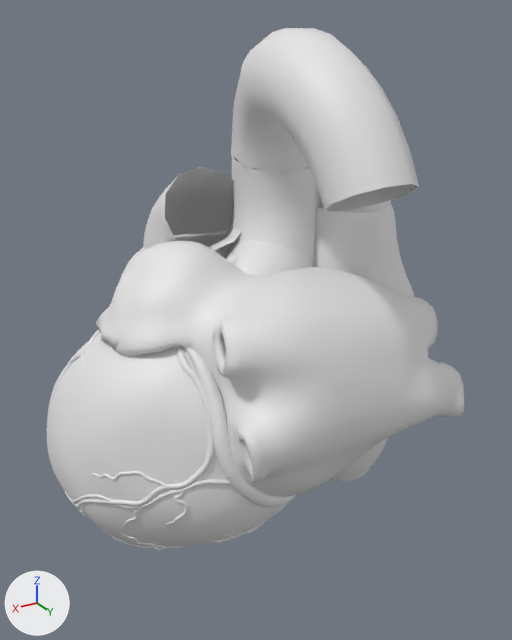
Two versions of the glTF model prototipo-cuore/heart-z-anatomy.glb, one commit apart.
Rendered twice from a camera (50 mm lens) standing at (2.06, 3.72, 1.98) and looking at (-0.07, 0.17, 0.21). Every picture has the same lights, and +X, +Y and +Z are marked at lower left. The picture after the commit comes second.

The scene before the commit, as lines of its bpy script (objects in view):
```python
me_aortic_arch = bpy.data.meshes.new('Aortic arch')
me_aortic_arch.from_pydata(...)  # 130 vertices, 240 faces; spans x -0.59..0.19, y -0.28..1.41, z 1.11..1.93
me_coronary_sinus = bpy.data.meshes.new('Coronary sinus')
me_coronary_sinus.from_pydata(...)  # 310 vertices, 600 faces; spans x -0.534..0.525, y 0.2..0.916, z -0.787..-0.316
me_pulmonary_trunk_001 = bpy.data.meshes.new('Pulmonary trunk.001')
me_pulmonary_trunk_001.from_pydata(...)  # 138 vertices, 230 faces; spans x -0.197..0.426, y -0.704..0.052, z 0.484..1.142
ob_aortic_arch_001 = bpy.data.objects.new('Aortic arch.001', me_aortic_arch)
ob_aortic_arch_001.location = (0.0, 0.0, 0.0)
ob_coronary_sinus_001 = bpy.data.objects.new('Coronary sinus.001', me_coronary_sinus)
ob_coronary_sinus_001.location = (0.0, 0.0, 0.0)
ob_pulmonary_trunk_001 = bpy.data.objects.new('Pulmonary trunk.001', me_pulmonary_trunk_001)
ob_pulmonary_trunk_001.location = (0.0, 0.0, 0.0)
# also in view: 'Great cardiac vein.001' at (0.74, -0.05, -0.38); 'Left ventricle.001' at (0.41, 0.0, -0.37); 'Ascending aorta.001' at (-0.22, 0.07, 0.72); 'Right atrium.001' at (-0.73, -0.02, -0.09); 'Circumflex artery of heart.001' at (0.71, 0.21, -0.24)
```
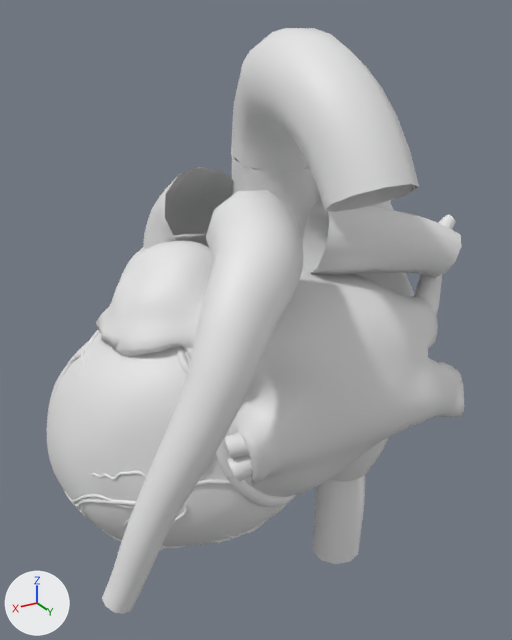
The change, as a list of edits to the scene's bpy script:
```text
Add me_right_superior_pulmonary_vein:
    me_right_superior_pulmonary_vein.from_pydata(...)  # 370 vertices, 720 faces; spans x -1.343..-0.697, y 0.473..0.888, z 0.103..0.805
Add me_left_inferior_pulmonary_vein:
    me_left_inferior_pulmonary_vein.from_pydata(...)  # 200 vertices, 360 faces; spans x 0.295..0.598, y 0.9..1.106, z -0.277..-0.005
Add me_right_pulmonary_artery:
    me_right_pulmonary_artery.from_pydata(...)  # 130 vertices, 240 faces; spans x -1.198..-0.156, y 0.325..0.852, z 0.484..1.024
Add me_left_pulmonary_artery:
    me_left_pulmonary_artery.from_pydata(...)  # 430 vertices, 840 faces; spans x 0.01..1.35, y 0.56..1.36, z -0.66..1.17
Add me_inferior_vena_cava__thoracic_part:
    me_inferior_vena_cava__thoracic_part.from_pydata(...)  # 140 vertices, 260 faces; spans x -0.965..-0.462, y -0.116..0.565, z -1.7..-0.735
Add ob_right_superior_pulmonary_vein_001:
    ob_right_superior_pulmonary_vein_001 = bpy.data.objects.new('Right superior pulmonary vein.001', me_right_superior_pulmonary_vein)
    ob_right_superior_pulmonary_vein_001.location = (0.0, 0.0, 0.0)
Add ob_left_inferior_pulmonary_vein_001:
    ob_left_inferior_pulmonary_vein_001 = bpy.data.objects.new('Left inferior pulmonary vein.001', me_left_inferior_pulmonary_vein)
    ob_left_inferior_pulmonary_vein_001.location = (0.0, 0.0, 0.0)
Add ob_right_pulmonary_artery_001:
    ob_right_pulmonary_artery_001 = bpy.data.objects.new('Right pulmonary artery.001', me_right_pulmonary_artery)
    ob_right_pulmonary_artery_001.location = (0.0, 0.0, 0.0)
Add ob_left_pulmonary_artery_001:
    ob_left_pulmonary_artery_001 = bpy.data.objects.new('Left pulmonary artery.001', me_left_pulmonary_artery)
    ob_left_pulmonary_artery_001.location = (0.0, 0.0, 0.0)
Add ob_inferior_vena_cava__thoracic_part__001:
    ob_inferior_vena_cava__thoracic_part__001 = bpy.data.objects.new('Inferior vena cava (thoracic part).001', me_inferior_vena_cava__thoracic_part)
    ob_inferior_vena_cava__thoracic_part__001.location = (0.0, 0.0, 0.0)
```

Boxes [x1, y1, x2, y2] around the edits, measured in the pictures (512 x 640 px):
'Left pulmonary artery.001', added: after [102, 190, 303, 614]
'Right pulmonary artery.001', added: after [302, 199, 462, 278]
'Inferior vena cava (thoracic part).001', added: after [312, 475, 365, 564]
'Left inferior pulmonary vein.001', added: after [225, 432, 252, 482]
'Right superior pulmonary vein.001', added: after [414, 214, 455, 316]
'Ascending aorta.001', unchanged, covered by the edit: before [225, 155, 320, 276]; after [232, 155, 320, 244]
'Right atrium.001', unchanged, covered by the edit: before [314, 205, 414, 481]; after [330, 205, 414, 481]
'Great cardiac vein.001', unchanged, covered by the edit: before [53, 330, 239, 477]; after [53, 330, 234, 477]
'Circumflex artery of heart.001', unchanged, covered by the edit: before [69, 347, 215, 529]; after [69, 347, 212, 529]
